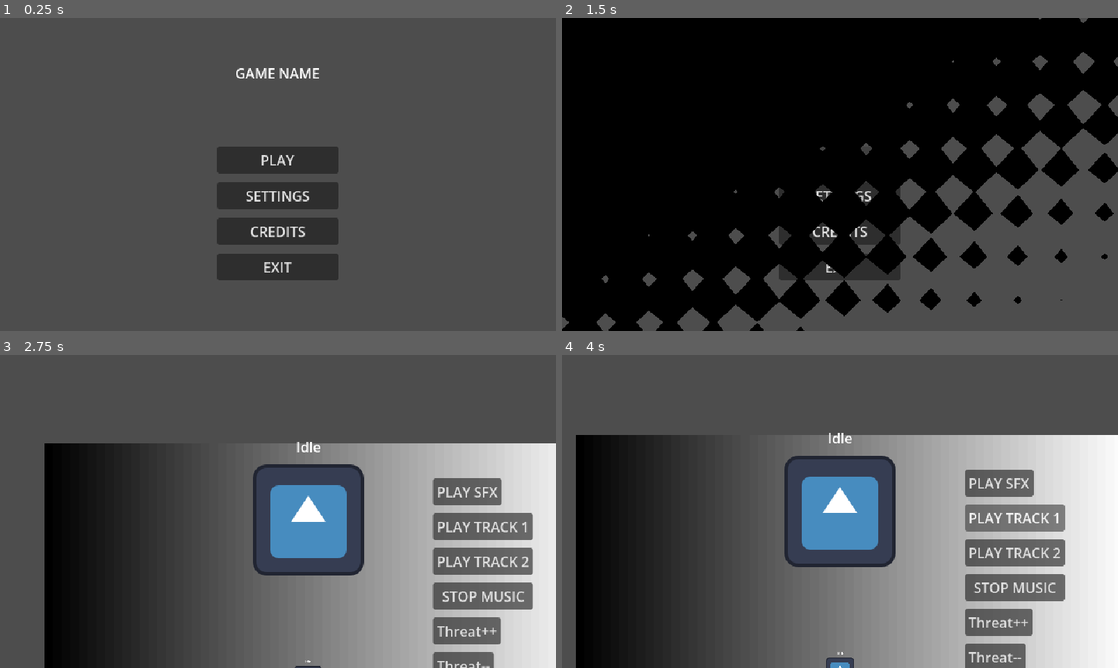
Above: before the commit, frames 1-4 (two rows, left to right).
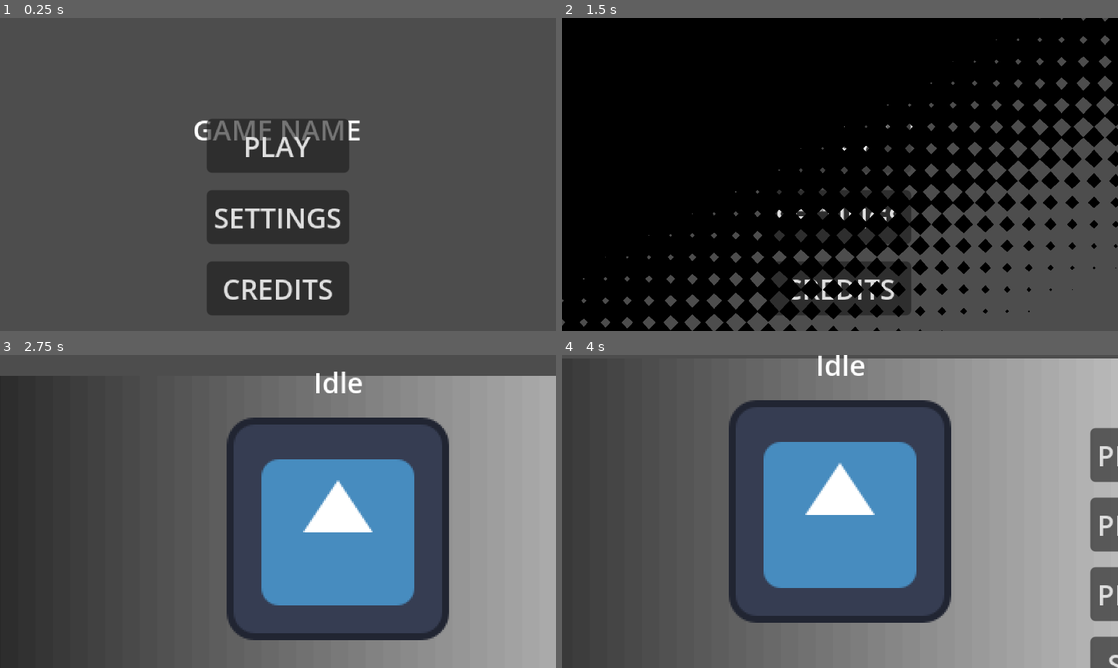
Above: after the commit, the same moments.

Repository: PoorCoconut/GamedevJS-Jam
Game: Godot game, scene res://game_scenes/menus/MainMenu/main_menu.tscn
Same seed, same stepped clock (60 frames per second), same inputs: the game is played once before the commit and once after it. The engine's default icon, where the game draws it, is replaced by a stand-in: a white triangle on a blue panel in a dark square. Sound files missing from this copy of the repository are replaced by a short silence.
Inputs (mouse positions are in pixels of both pictures, inside the frame that each line leads up to):
- Up to frame 1 (0.25 s): no input
- Up to frame 2 (1.5 s): click "PLAY" at 0.5 s; click "PLAY" at 1.25 s
- Up to frame 3 (2.75 s): click (467, 492) at 2 s, where only the run before the commit has a clickable "PLAY SFX"
- Up to frame 4 (4 s): click (1029, 492) at 2.75 s, where only the run before the commit has a clickable "PLAY SFX"; click (1017, 517) at 3.5 s, where only the run before the commit has a clickable "PLAY TRACK 1"

The runs differ from the first frame. In frame 1, 9.0% of the frame differs, in the area x 35-65%, y 16-95%; in frame 2, 17%; in frame 3, 69%; in frame 4, 74%, in the area x 2-100%, y 0-100%.

Commit message:
Updated screen resolution to 320x180

Diff:
--- a/project.godot
+++ b/project.godot
@@ -32,8 +32,8 @@
 
 [display]
 
-window/size/viewport_width=640
-window/size/viewport_height=360
+window/size/viewport_width=320
+window/size/viewport_height=180
 window/size/window_width_override=1280
 window/size/window_height_override=720
 window/stretch/mode="canvas_items"
